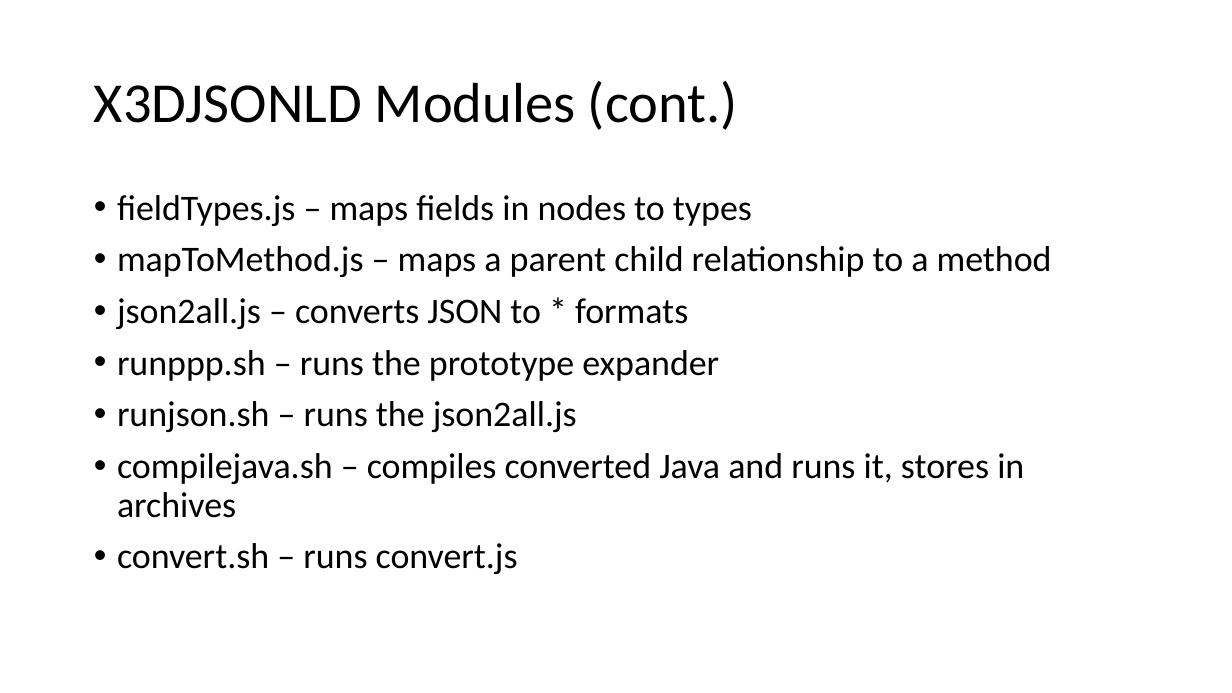
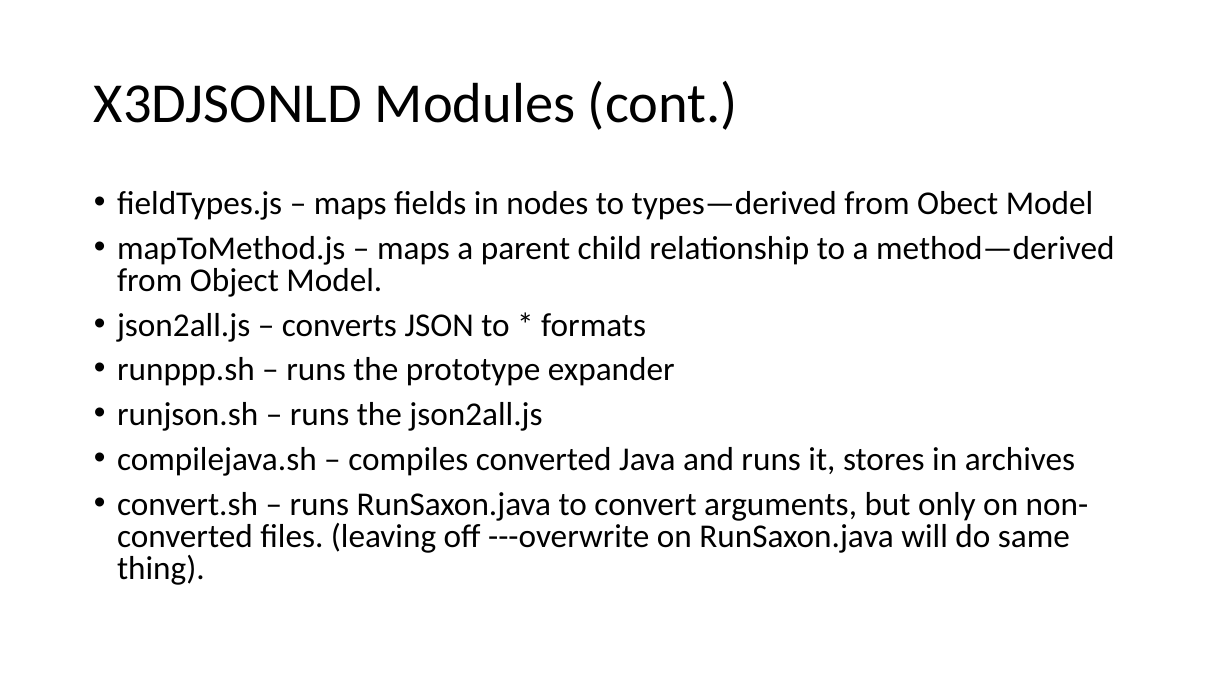
Before and after one commit to coderextreme/X3DJSONLD, a slide deck: slide 5 of X3DJSONLoaderTutorial.pptx. Drawn at 1232x693 pixels with LibreOffice and Linux fonts; fonts in the diff are those of the drawing. Boxes give left, top, right and bottom in pixels: in the first picture for what was removed or moved away, otherwise in the second. Text is boxed around its words. In the diff, an @@ line names an element or a change of style, - is before the commit and + after.

```diff
--- a/X3DJSONLoaderTutorial.pptx
+++ b/X3DJSONLoaderTutorial.pptx
@@ text at box(117, 191, 1114, 297): text changed; size 28 to 25.9 pt @@
-• fieldTypes.js – maps fields in nodes to types
-• mapToMethod.js – maps a parent child relationship to a method
+• fieldTypes.js – maps fields in nodes to types—derived from Obect Model
+• mapToMethod.js – maps a parent child relationship to a method—derived from Object Model.
@@ text at box(117, 313, 1075, 476): size 28 to 25.9 pt in "json2all.js – converts JSON to * formats", "runppp.sh – runs the prototype expander", "runjson.sh – runs the json2all.js", "compilejava.sh – compiles converted Java and runs ..."; line spacing 0.9 to 0.8 @@
@@ text at box(117, 492, 1089, 585): text changed; size 28 to 25.9 pt @@
-• convert.sh – runs convert.js
+• convert.sh – runs RunSaxon.java to convert arguments, but only on non-converted files. (leaving off ---overwrite on RunSaxon.java will do same thing).
```
Also in this commit, not shown: 9 other slides changed, 1 other file.
